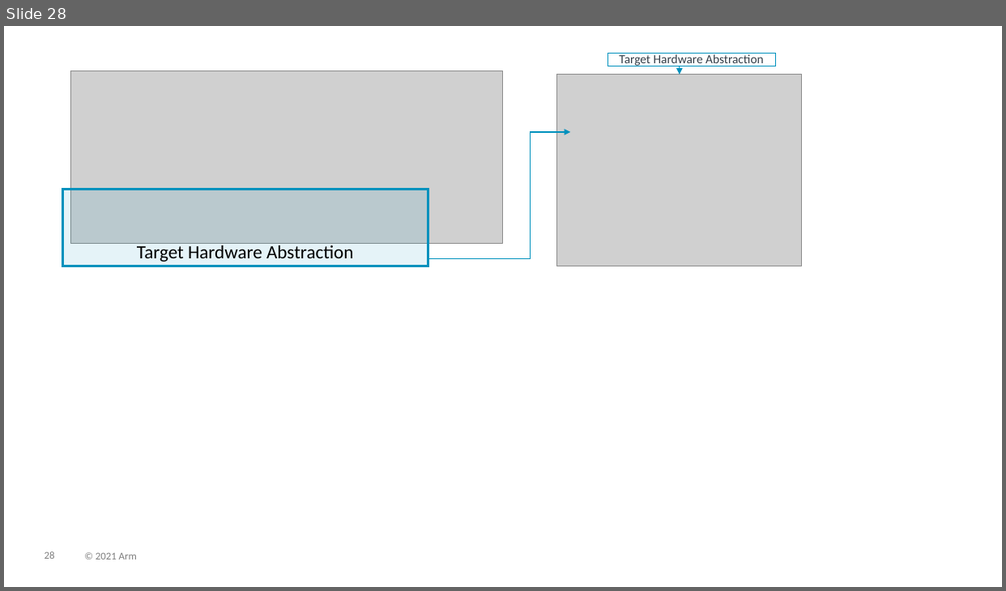
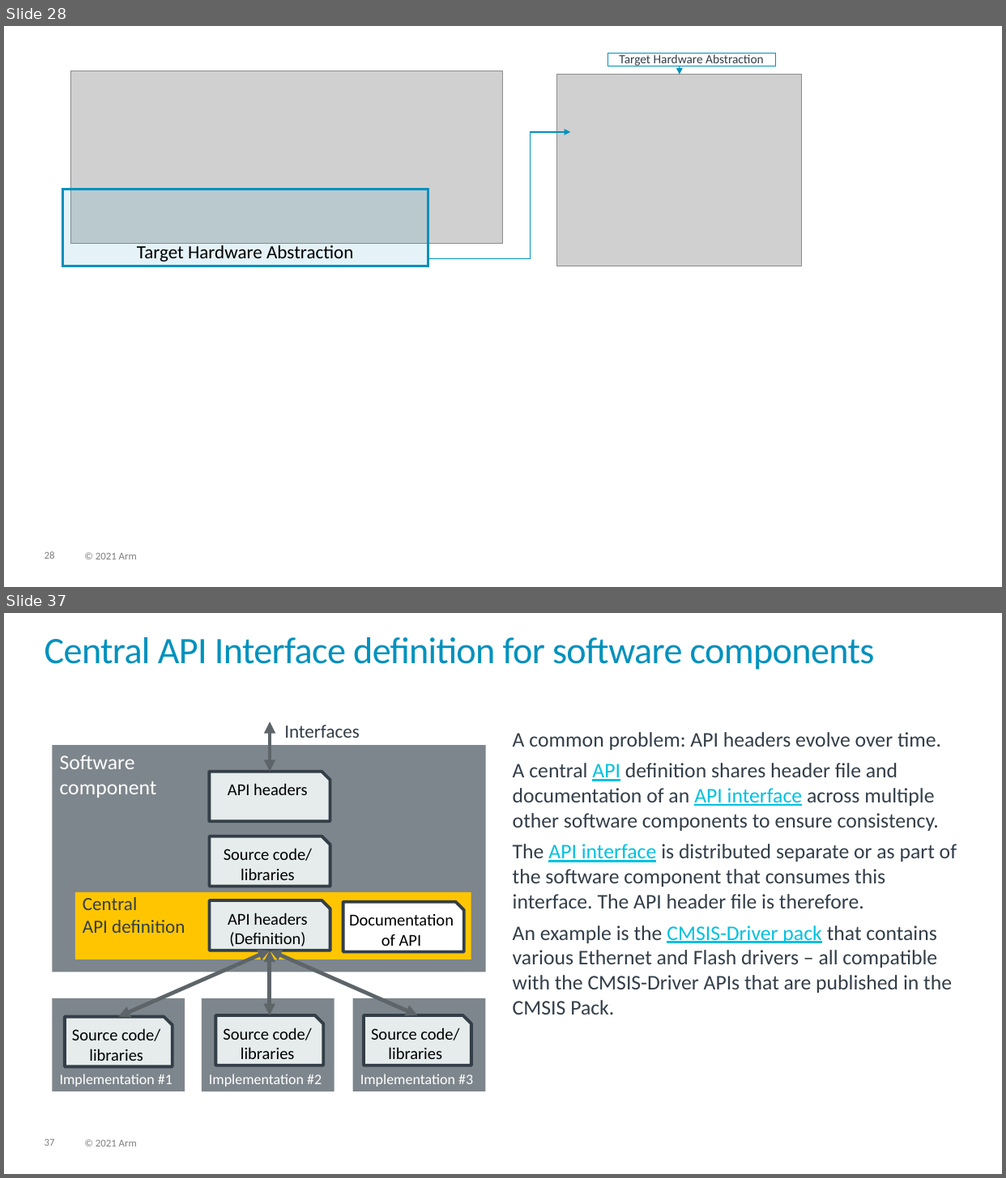
Before and after one commit to Open-CMSIS-Pack/cmsis-toolbox, a slide deck: docs/images/overview.pptx. Shown one above the other, each under a label of ours: slide 28 before the commit, slides 28 and 37 after it; the slides between them are not shown. The pictures are 1006x591 and 1006x1178 pixels, drawn with LibreOffice and Linux fonts; fonts in the diff are those of the drawing; grey boxes stand for pictures. Boxes give left, top, right and bottom in pixels: in the first picture for what was removed or moved away, otherwise in the second. Text is boxed around its words. In the diff, an @@ line names an element or a change of style, - is before the commit and + after.

Commit message:
Updated CMSIS-Toolbox documentation (#81)
Added: Create applications from components
Fixed content-map description (#78)
Clarified pack - path:
Corrected Images

---------

```diff
--- a/docs/images/overview.pptx
+++ b/docs/images/overview.pptx
@@ slide 37 added at (4,613,1002,1174), background #FFFFFF; not listed: 2 template elements that a slide beside it also shows @@
@@ title added at (44,637,875,670), 36 pt, text #0091BD @@
+Central API Interface definition for software components
@@ double arrow added from (270, 772) to (270, 722), #5D6569 3.75 pt @@
@@ text added at (284,725,360,738), 18 pt, text #333E48 @@
+Interfaces
@@ text added at (513,732,957,1015), 20 pt, text #333E48 @@
+A common problem: API headers evolve over time.
+A central API definition shares header file and documentation of an API interface across multiple other software components to ensure consistency.
+The API interface is distributed separate or as part of the software component that consumes this interface. The API header file is therefore.
+An example is the CMSIS-Driver pack that contains various Ethernet and Flash drivers – all compatible with the CMSIS-Driver APIs that are published in the CMSIS Pack.
@@ rectangle added at (52,746,485,973), fill #7D868C, 20 pt, text #FFFFFF @@
+Software
+component
@@ snip rect added at (209,772,330,822), fill #E5ECEB, outline #333E48 3 pt, 16 pt, text #000000 @@
+API headers
@@ snip rect added at (209,836,330,886), fill #E5ECEB, outline #333E48 3 pt, 16 pt, text #000000 @@
+Source code/
+libraries
@@ rectangle added at (75,892,471,960), fill #FFC600, 18 pt, text #333E48 @@
+Central
+API definition
@@ snip rect added at (209,901,330,951), fill #E5ECEB, outline #333E48 3 pt, 16 pt, text #000000 @@
+API headers
+(Definition)
@@ snip rect added at (343,902,463,952), fill #FFFFFF, outline #333E48 3 pt, 16 pt, text #000000 @@
+Documentation
+of API
@@ double arrow added from (118, 1017) to (270, 951), #5D6569 3.75 pt @@
@@ double arrow added from (417, 1016) to (270, 951), #5D6569 3.75 pt @@
@@ double arrow added from (270, 1016) to (270, 951), #5D6569 3.75 pt @@
@@ rectangle added at (52,999,185,1093), fill #7D868C, 14 pt, text #FFFFFF @@
+Implementation #1
@@ rectangle added at (202,999,334,1093), fill #7D868C, 14 pt, text #FFFFFF @@
+Implementation #2
@@ rectangle added at (353,999,485,1093), fill #7D868C, 14 pt, text #FFFFFF @@
+Implementation #3
@@ snip rect added at (65,1017,172,1067), fill #E5ECEB, outline #333E48 3 pt, 16 pt, text #000000 @@
+Source code/
+libraries
@@ snip rect added at (216,1016,324,1066), fill #E5ECEB, outline #333E48 3 pt, 16 pt, text #000000 @@
+Source code/
+libraries
@@ snip rect added at (364,1016,472,1066), fill #E5ECEB, outline #333E48 3 pt, 16 pt, text #000000 @@
+Source code/
+libraries
```
Also in this commit, not shown: 2 slides changed, 12 other slides added, 10 other files.
